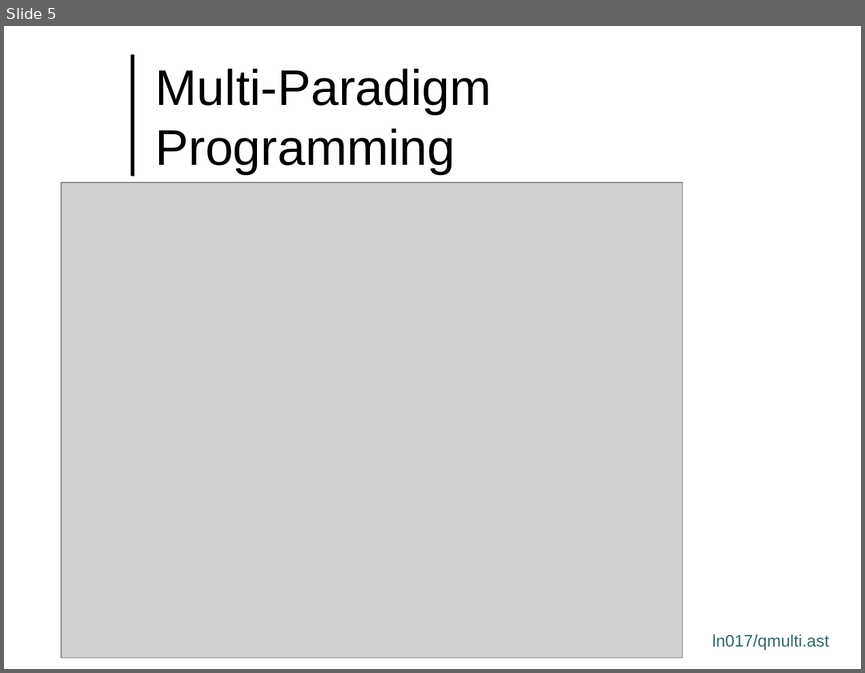
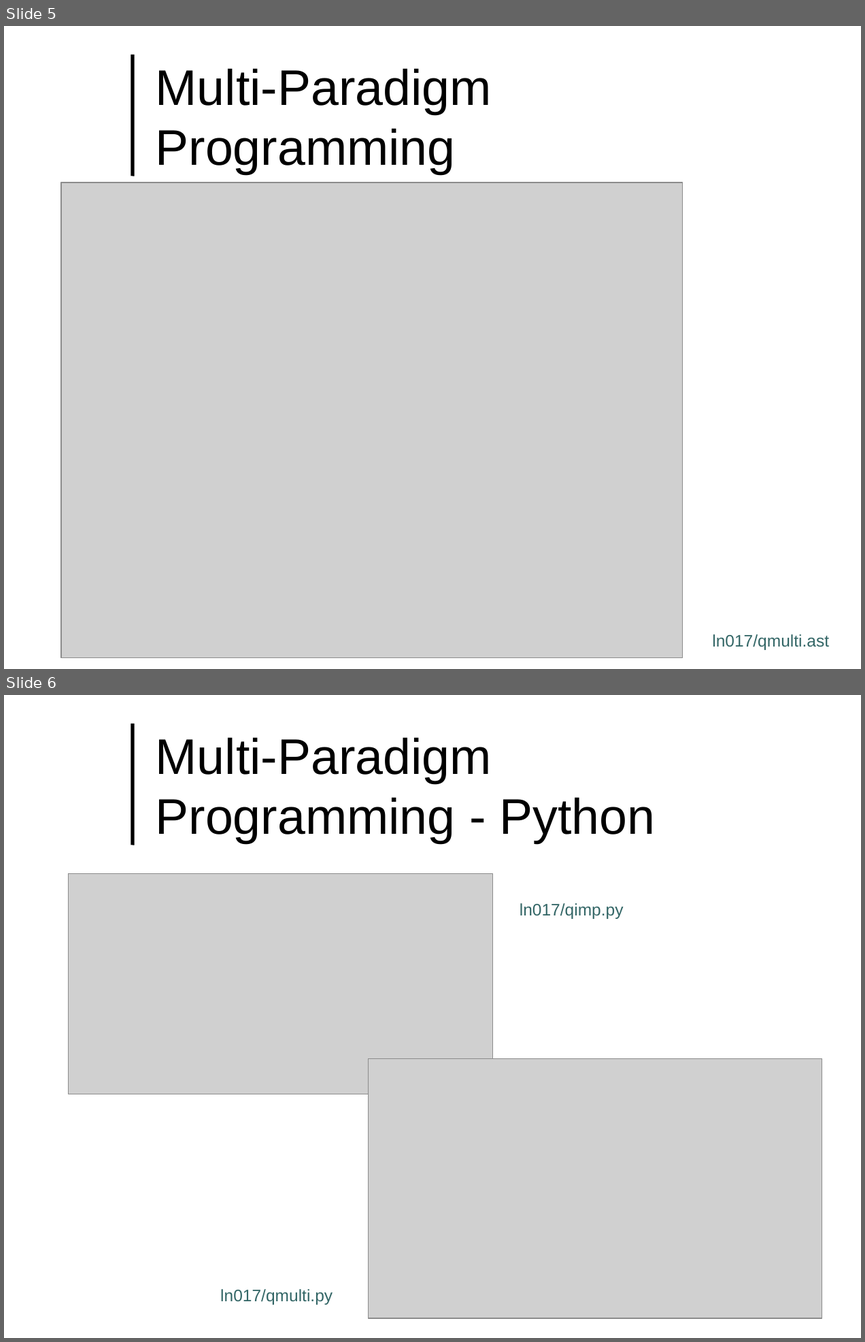
Before and after one commit to lutzhamel/CSC493, a slide deck: notes/csc493-ln017.pptx. Shown one above the other, each under a label of ours: slide 5 before the commit, slides 5 and 6 after it. The pictures are 865x673 and 865x1342 pixels, drawn with LibreOffice and Linux fonts; fonts in the diff are those of the drawing; grey boxes stand for pictures; background and template pictures are left out. Boxes give left, top, right and bottom in pixels: in the first picture for what was removed or moved away, otherwise in the second. Text is boxed around its words. In the diff, an @@ line names an element or a change of style, - is before the commit and + after.

```diff
--- a/notes/csc493-ln017.pptx
+++ b/notes/csc493-ln017.pptx
@@ slide 6 added at [4,695,861,1338], background #FFFFFF; not listed: 1 template element that a slide beside it also shows @@
@@ title added at [156,737,655,843], 42 pt, text #000000 @@
+Multi-Paradigm Programming - Python
@@ picture added at [68,873,492,1093] @@
@@ text added at [519,903,623,919], 14 pt, text #336666 @@
+ln017/qimp.py
@@ picture added at [368,1058,821,1318] @@
@@ text added at [220,1289,332,1304], 14 pt, text #336666 @@
+ln017/qmulti.py
```
Also in this commit, not shown: 2 other slides added, 8 other files.
